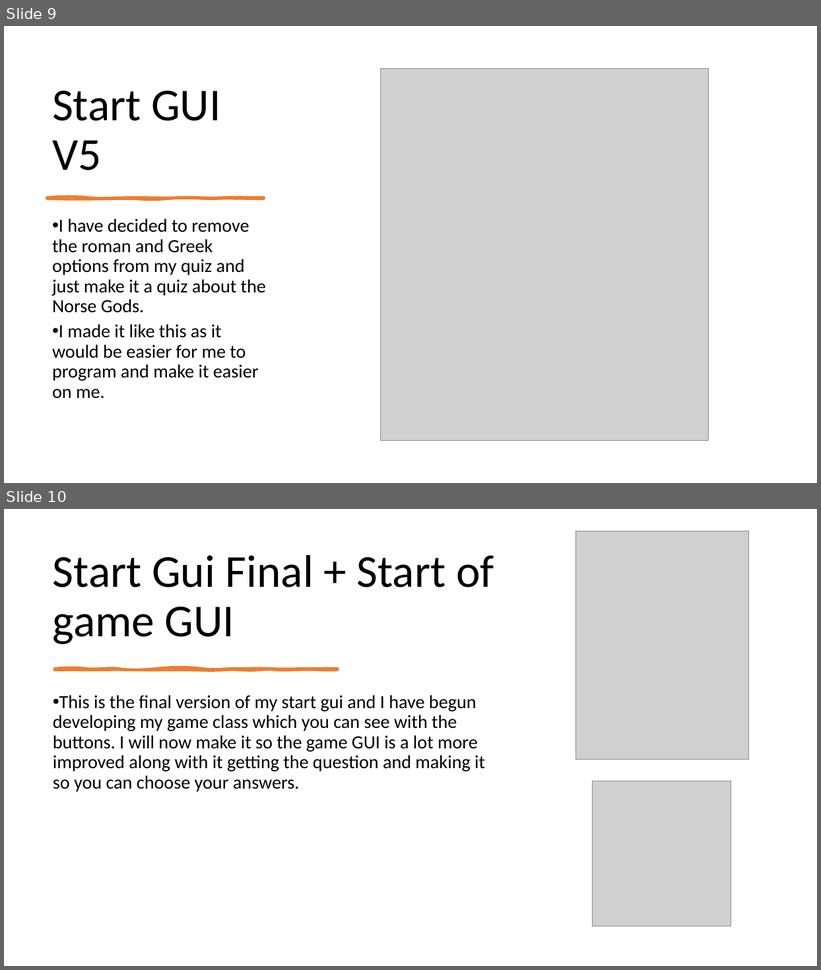
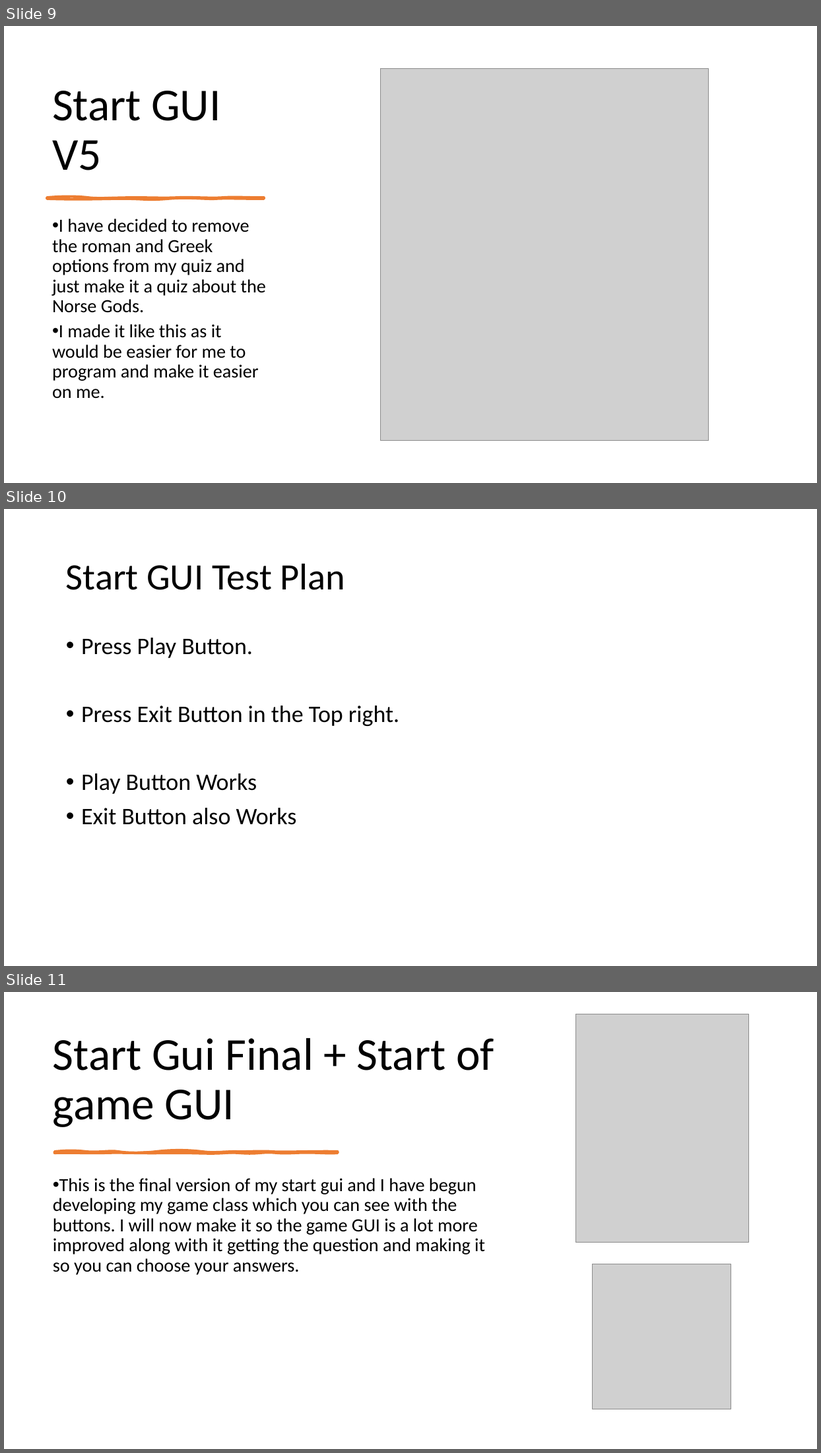
Before and after one commit to morrisj70800/01_Assesment, a slide deck: Programming Assesment.pptx. Shown one above the other, each under a label of ours: slides 9 and 10 before the commit, slides 9, 10 and 11 after it. The pictures are 821x970 and 821x1453 pixels, drawn with LibreOffice and Linux fonts; fonts in the diff are those of the drawing; grey boxes stand for pictures. Boxes give left, top, right and bottom in pixels: in the first picture for what was removed or moved away, otherwise in the second. Text is boxed around its words. In the diff, an @@ line names an element or a change of style, - is before the commit and + after.

```diff
--- a/Programming Assesment.pptx
+++ b/Programming Assesment.pptx
@@ slide 10 added at [4,509,817,966], background #FFFFFF @@
@@ title added at [66,563,346,590], 44 pt, text #000000 @@
+Start GUI Test Plan
@@ text added at [81,638,399,825], 28 pt, text #000000 @@
+• Press Play Button.
+• Press Exit Button in the Top right.
+• Play Button Works
+• Exit Button also Works
@@ what was slide 10 is now slide 11 @@
```
Also in this commit, not shown: 4 slides changed, 3 other slides added, 3 other files.
